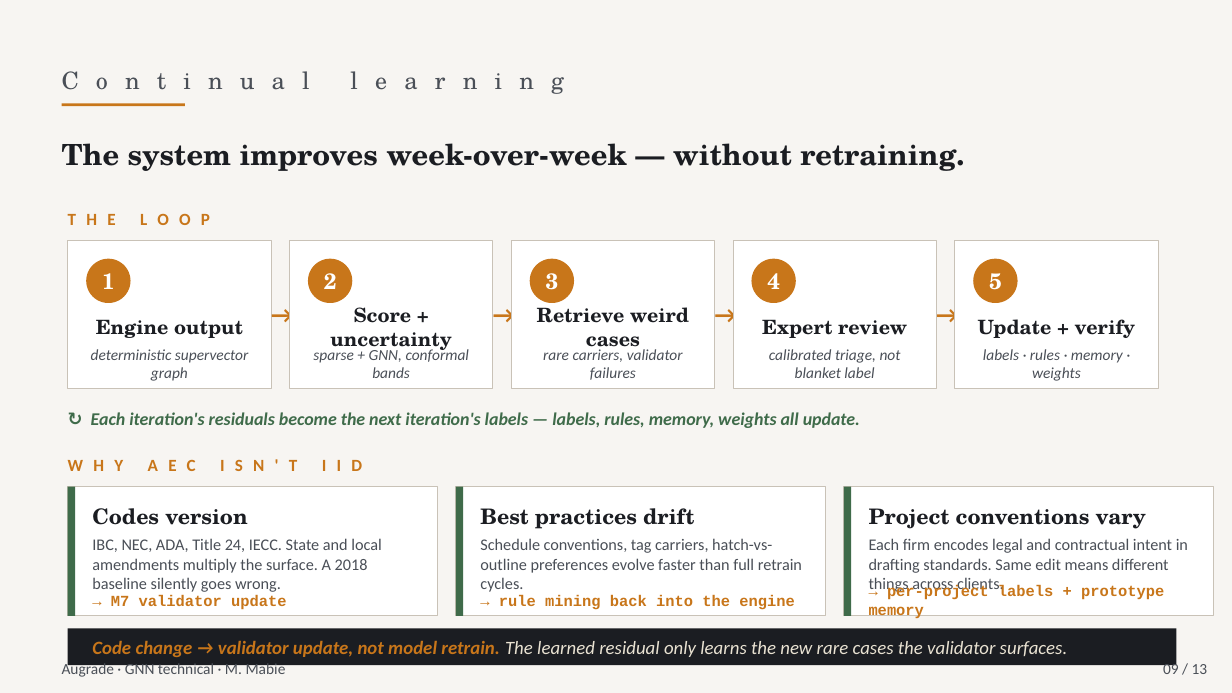
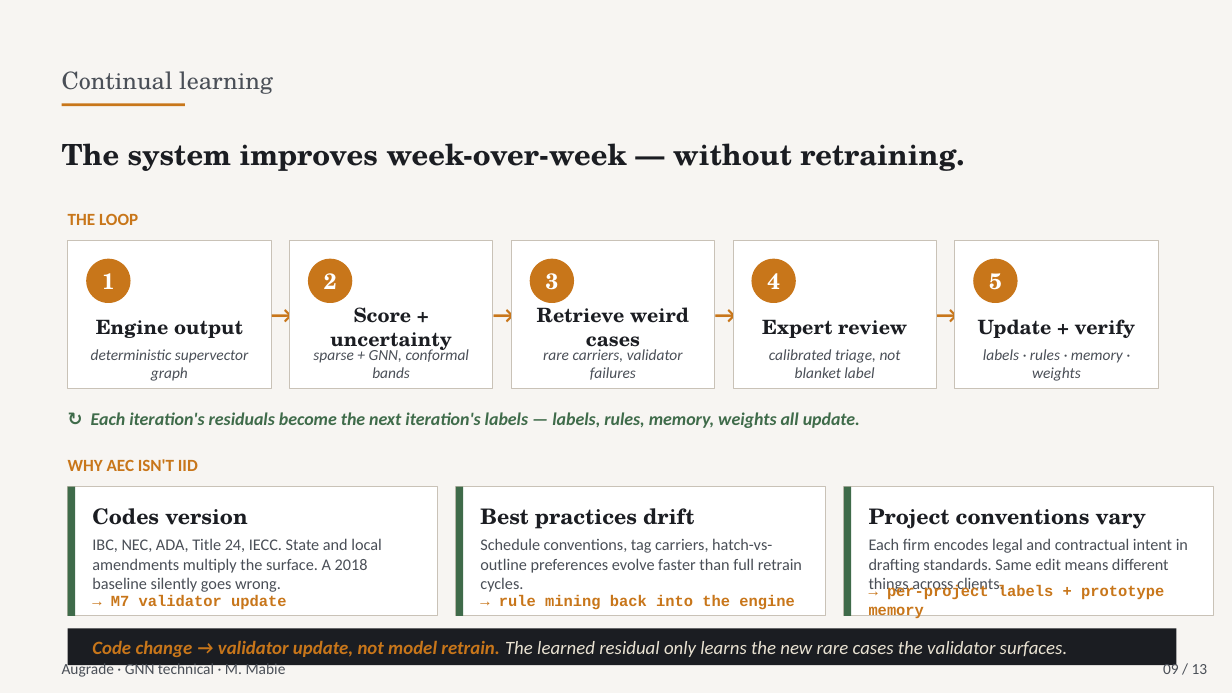
Before and after one commit to mlmabie/DXF_Primitive_to_Polygon, a slide deck: slide 9 of gnn_plan/artifacts/Augrade GNN Strategy v2 - Technical.pptx. Drawn at 1232x693 pixels with LibreOffice and Linux fonts; fonts in the diff are those of the drawing. Boxes give left, top, right and bottom in pixels: in the first picture for what was removed or moved away, otherwise in the second. Text is boxed around its words. In the diff, an @@ line names an element or a change of style, - is before the commit and + after.

```diff
--- a/gnn_plan/artifacts/Augrade GNN Strategy v2 - Technical.pptx
+++ b/gnn_plan/artifacts/Augrade GNN Strategy v2 - Technical.pptx
@@ text "Continual learning" at <box>62,71,273,94</box>: letter spacing 10 to 0 pt @@
@@ text "THE LOOP" at <box>68,213,138,225</box>: letter spacing 6 to 0 pt @@
@@ text "WHY AEC ISN'T IID" at <box>68,459,198,471</box>: letter spacing 6 to 0 pt @@
```
Also in this commit, not shown: 12 other slides changed, 3 other files.
